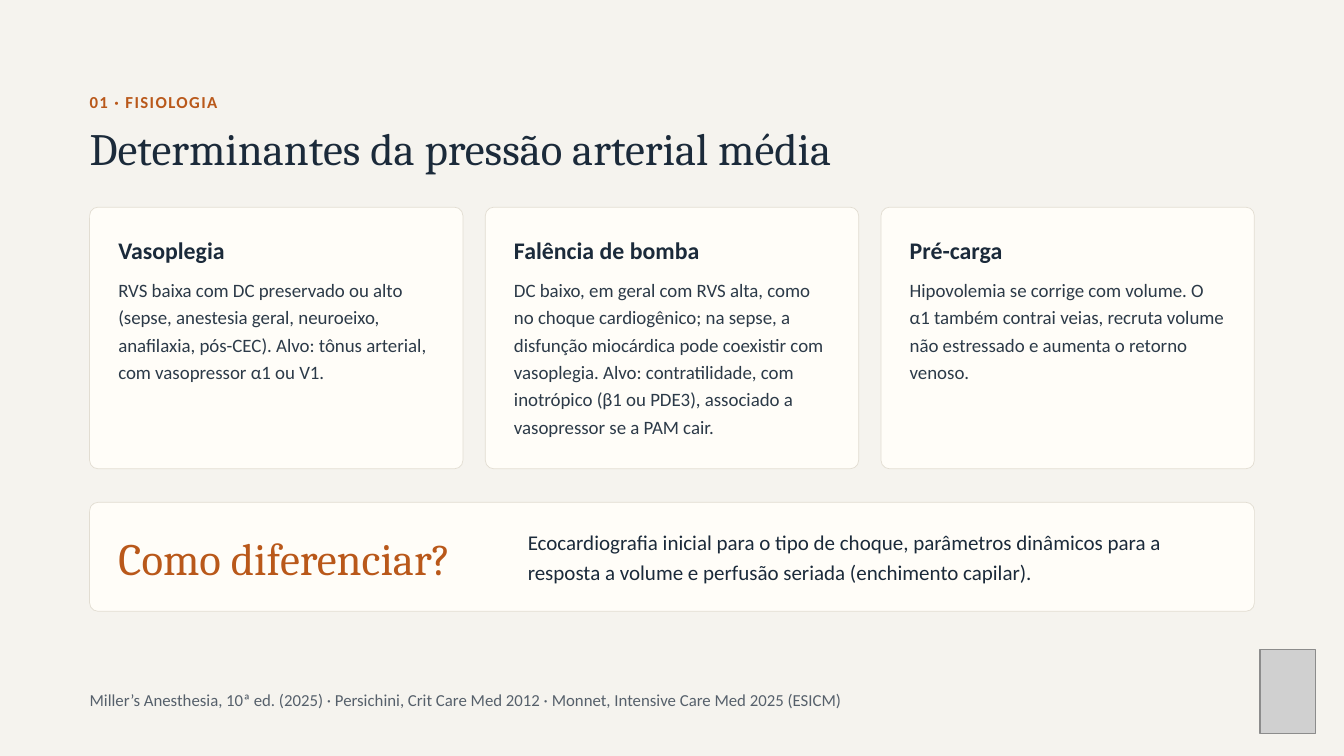
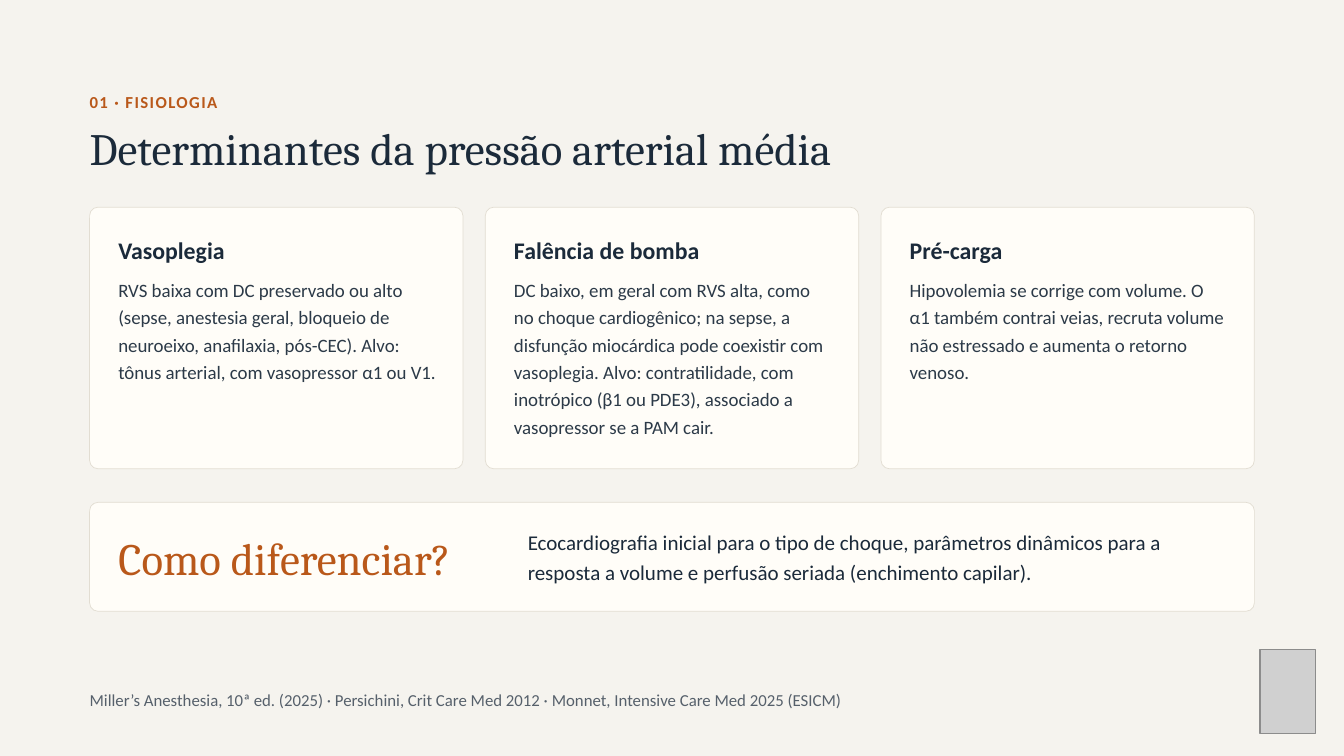
Before and after one commit to brunomoraesdubois-bit/Bruno, a slide deck: slide 3 of apresentacao/Aminas_Vasoativas.pptx. Drawn at 1344x756 pixels with LibreOffice and Linux fonts; fonts in the diff are those of the drawing; grey boxes stand for pictures. Boxes give left, top, right and bottom in pixels: in the first picture for what was removed or moved away, otherwise in the second. Text is boxed around its words. In the diff, an @@ line names an element or a change of style, - is before the commit and + after.

```diff
--- a/apresentacao/Aminas_Vasoativas.pptx
+++ b/apresentacao/Aminas_Vasoativas.pptx
@@ text at [118,284,436,382]: text changed @@
-RVS baixa com DC preservado ou alto (sepse, anestesia geral, neuroeixo, anafilaxia, pós-CEC). Alvo: tônus arterial, com vasopressor α1 ou V1.
+RVS baixa com DC preservado ou alto (sepse, anestesia geral, bloqueio de neuroeixo, anafilaxia, pós-CEC). Alvo: tônus arterial, com vasopressor α1 ou V1.
```
Also in this commit, not shown: 12 other slides changed, 34 other files.
